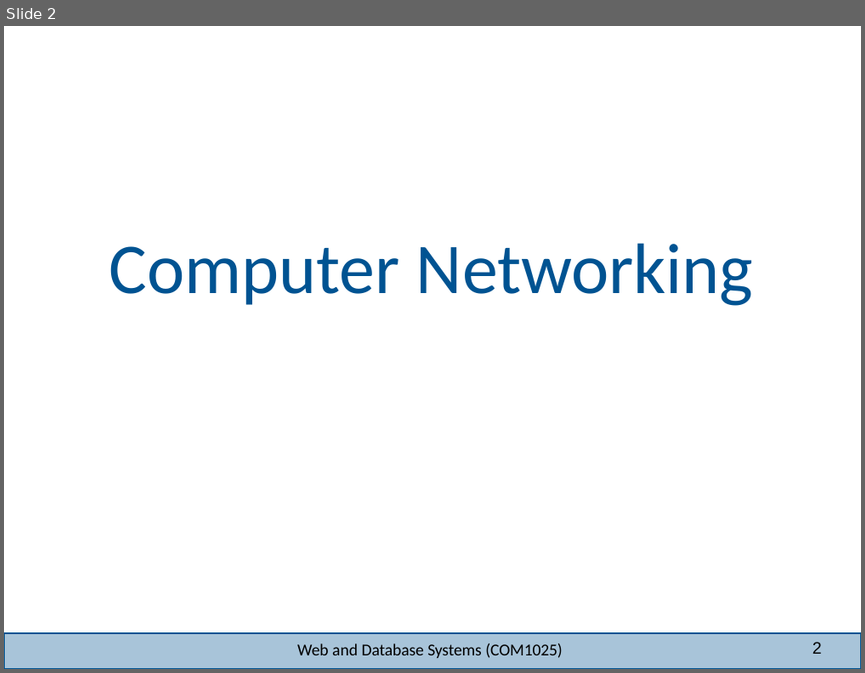
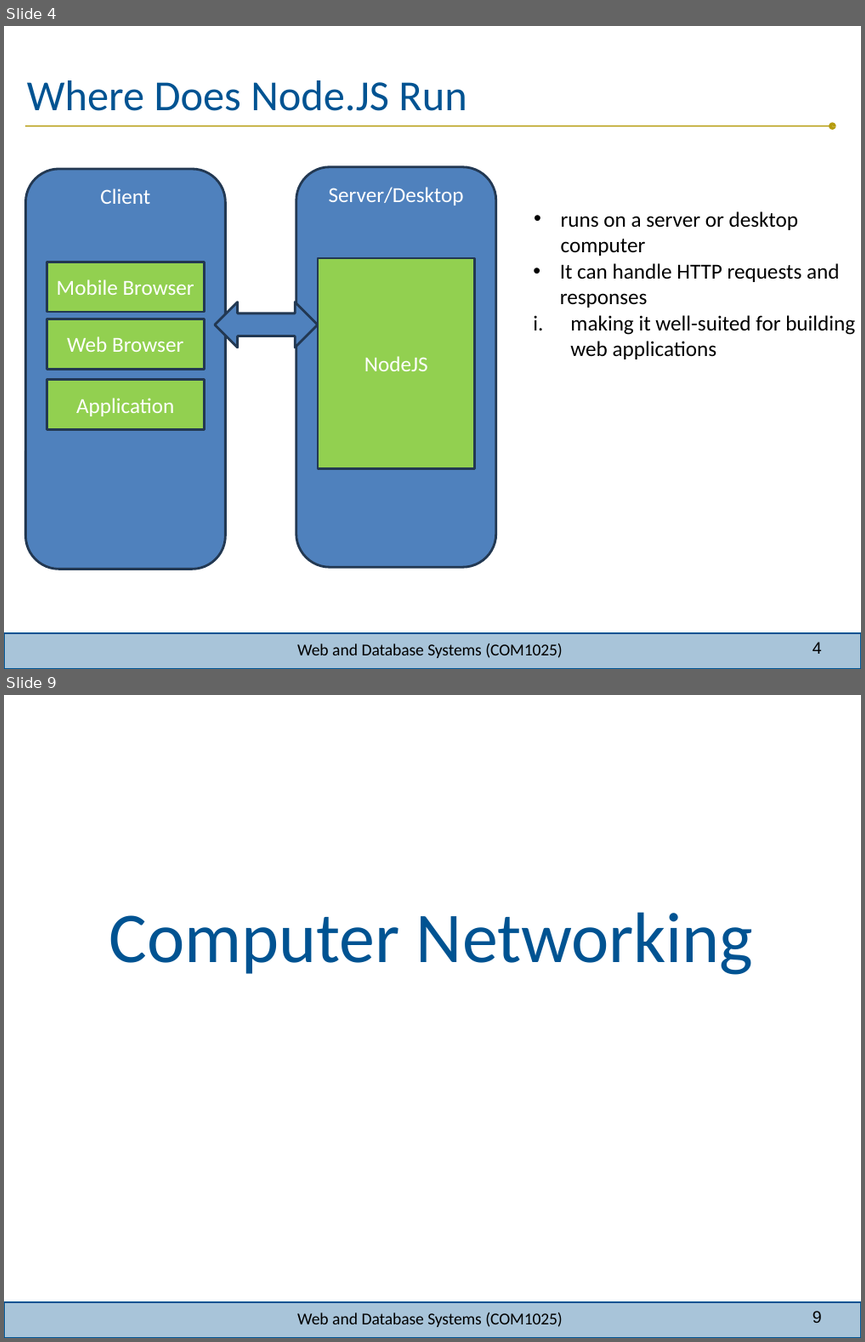
Before and after one commit to joeappleton18/WEB-AND-DATABASE-SYSTEMS, a slide deck: week-8/lecture/lecture.pptx. Shown one above the other, each under a label of ours: slide 2 before the commit, slides 4 and 9 after it; the slides between them are not shown. The pictures are 865x673 and 865x1342 pixels, drawn with LibreOffice and Linux fonts; fonts in the diff are those of the drawing; background and template pictures are left out. Boxes give left, top, right and bottom in pixels: in the first picture for what was removed or moved away, otherwise in the second. Text is boxed around its words. In the diff, an @@ line names an element or a change of style, - is before the commit and + after.

```diff
--- a/week-8/lecture/lecture.pptx
+++ b/week-8/lecture/lecture.pptx
@@ slide 4 added at [4,26,861,669], background #FFFFFF; not listed: 2 template elements that a slide beside it also shows @@
@@ title added at [27,80,466,111], 36 pt, text #005392 @@
+Where Does Node.JS Run
@@ freeform shape added at [25,122,836,129], fill #B59B0C @@
@@ rounded rectangle added at [25,169,225,569], fill #4F81BD, outline #233953 2 pt, 18 pt, text #FFFFFF @@
+Client
@@ rounded rectangle added at [296,166,496,567], fill #4F81BD, outline #233953 2 pt, 18 pt, text #FFFFFF @@
+Server/Desktop
@@ text added at [561,211,799,256], 18 pt, text #000000 @@
+• runs on a server or desktop computer
@@ rectangle added at [46,261,204,312], fill #92D050, outline #233953 2 pt, 18 pt, text #FFFFFF @@
+Mobile Browser
@@ rectangle added at [318,258,474,469], fill #92D050, outline #233953 2 pt, 18 pt, text #FFFFFF @@
+NodeJS
@@ text added at [560,263,855,359], 18 pt, text #000000 @@
+• It can handle HTTP requests and responses
+                i. making it well-suited for building web applications
@@ left right arrow added at [215,302,318,347], fill #4F81BD, outline #233953 2 pt @@
@@ rectangle added at [46,319,204,369], fill #92D050, outline #233953 2 pt, 18 pt, text #FFFFFF @@
+Web Browser
@@ rectangle added at [46,379,204,429], fill #92D050, outline #233953 2 pt, 18 pt, text #FFFFFF @@
+Application
@@ text added at [297,643,562,658], 14 pt, text #000000 @@
+Web and Database Systems (COM1025)
@@ page number added at [812,641,822,653], 14 pt, text #000000 @@
+4
@@ what was slide 2 is now slide 9 @@
@@ page number at [812,1310,822,1322]: text changed @@
-2
+9
```
Also in this commit, not shown: 10 slides changed, 2 other slides added, 29 slides removed, 20 other files.
